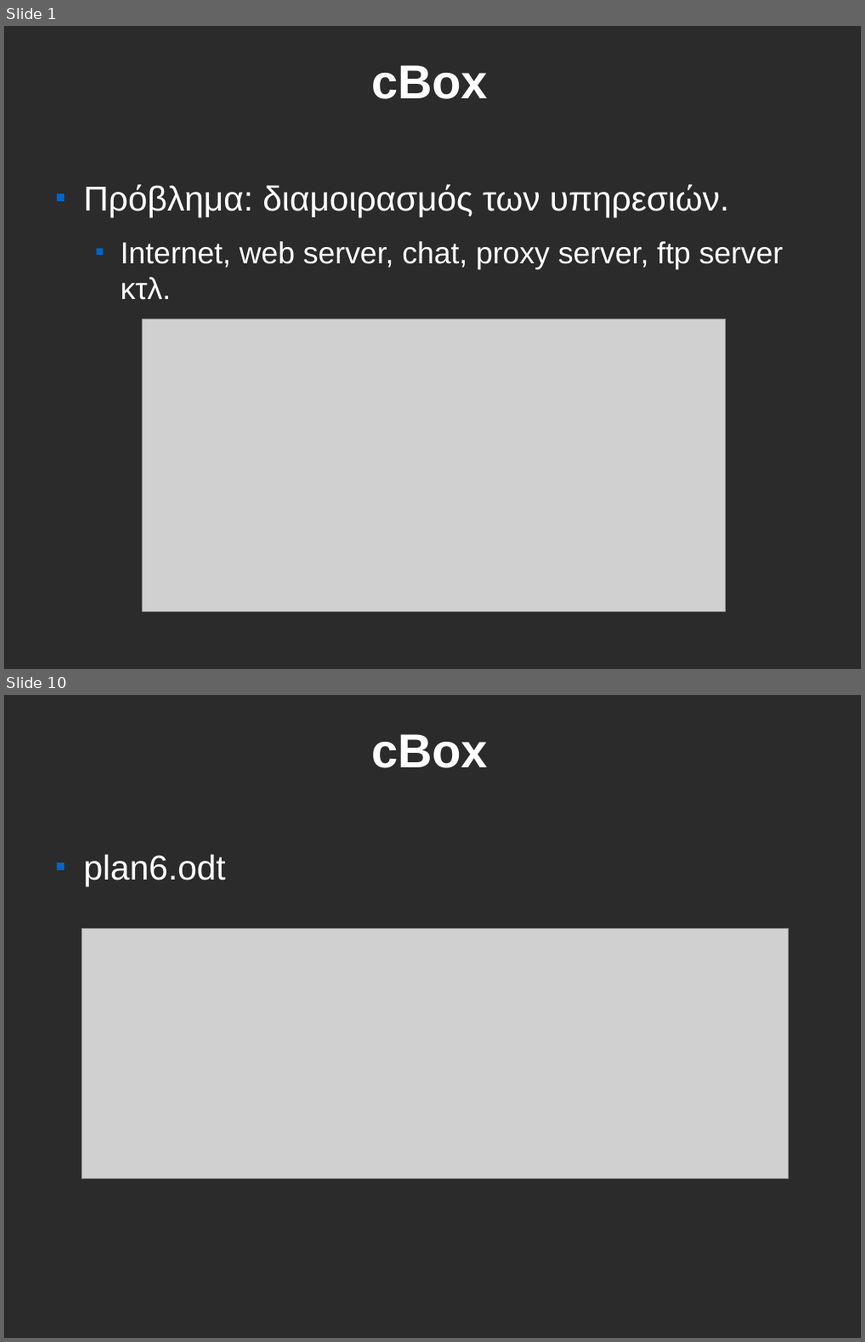
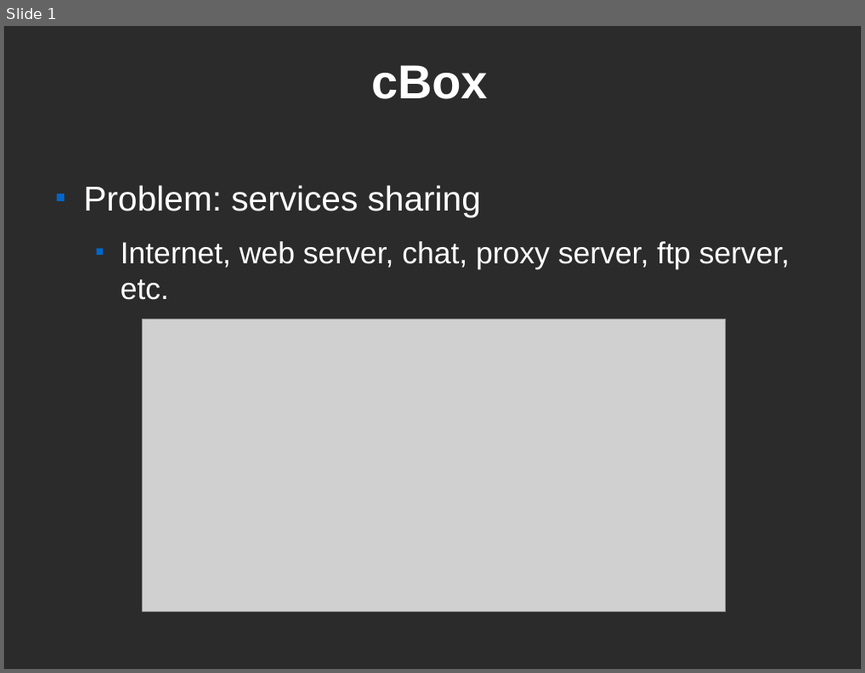
Before and after one commit to CEID-DS/cbox, a slide deck: doc/fosscomm/ZeroConf.odp. Shown one above the other, each under a label of ours: slides 1 and 10 before the commit, slide 1 after it; the slides between them are not shown. The pictures are 865x1342 and 865x673 pixels, drawn with LibreOffice and Linux fonts; fonts in the diff are those of the drawing; grey boxes stand for pictures; background and template pictures are left out; a plain dark background stands for a picture behind light text. Boxes give left, top, right and bottom in pixels: in the first picture for what was removed or moved away, otherwise in the second. Text is boxed around its words. In the diff, an @@ line names an element or a change of style, - is before the commit and + after.

```diff
--- a/doc/fosscomm/ZeroConf.odp
+++ b/doc/fosscomm/ZeroConf.odp
@@ slide 10 removed at [4,695,861,1338], background picture (left out) @@
@@ title removed at [371,734,488,768] @@
-cBox
@@ text removed at [84,854,226,886] @@
-■ plan6.odt
@@ picture removed at [81,928,789,1178] @@
@@ slide 1 changed as well @@
@@ text at [84,185,790,300]: text changed @@
-■ Πρόβλημα: διαμοιρασμός των υπηρεσιών.
-  ■ Internet, web server, chat, proxy server, ftp server κτλ.
+■ Problem: services sharing
+  ■ Internet, web server, chat, proxy server, ftp server, etc.
```
Also in this commit, not shown: 10 slides added, 8 other slides removed, 1 other file.
